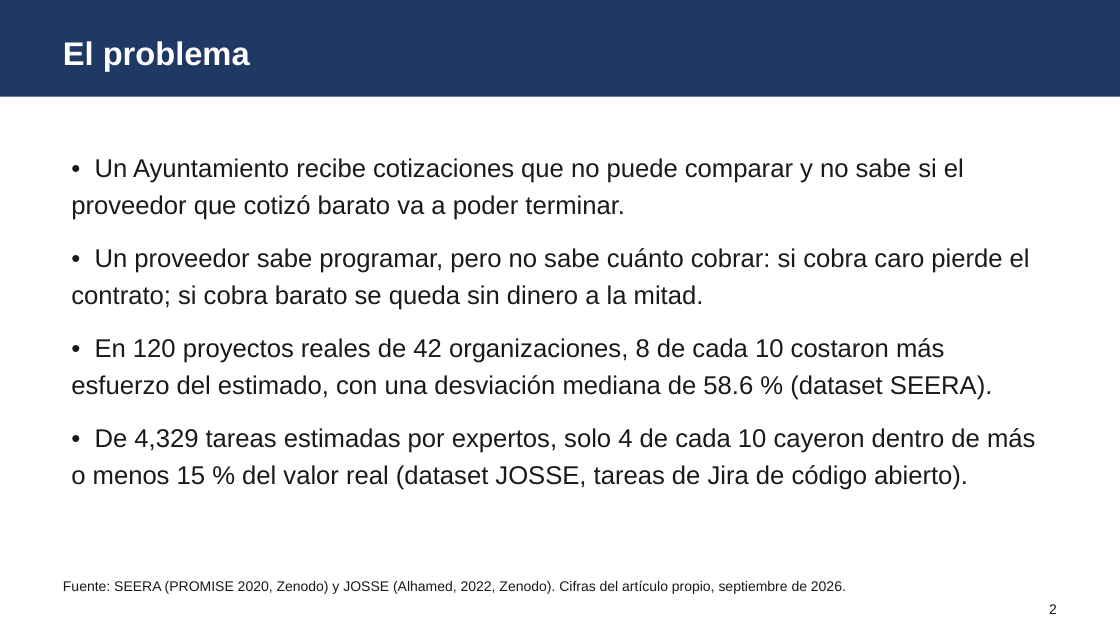
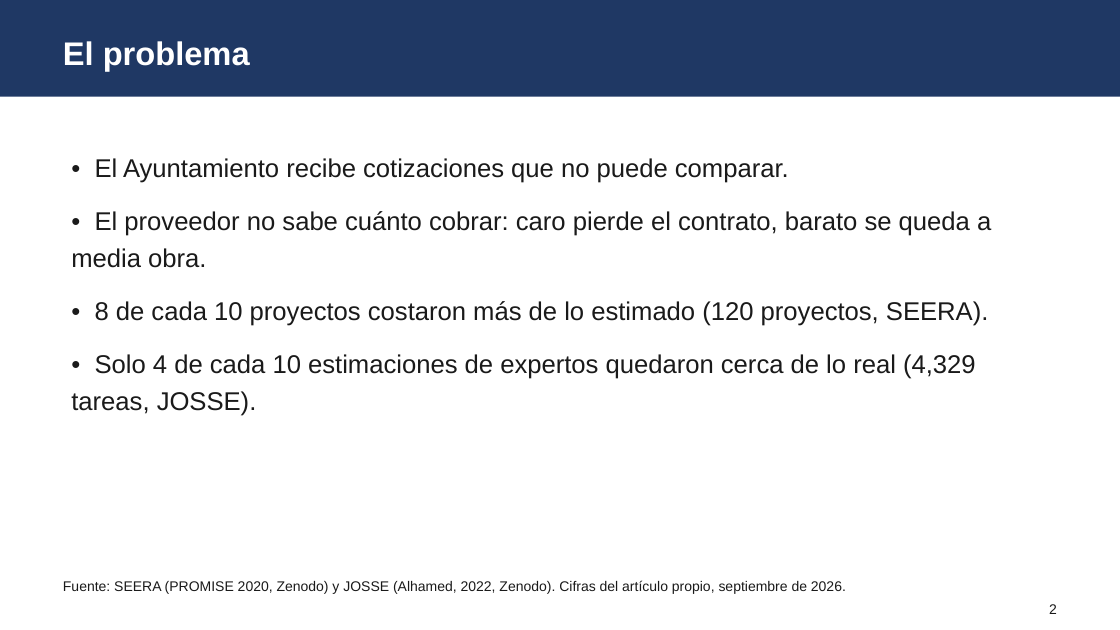
Before and after one commit to ROGELIOFLORESYUNTA/EMPS-Fresnillo, a slide deck: slide 2 of presentacion/tesis_emps_2026_v3.pptx. Drawn at 1120x630 pixels with LibreOffice and Linux fonts; fonts in the diff are those of the drawing. Boxes give left, top, right and bottom in pixels: in the first picture for what was removed or moved away, otherwise in the second. Text is boxed around its words. In the diff, an @@ line names an element or a change of style, - is before the commit and + after.

```diff
--- a/presentacion/tesis_emps_2026_v3.pptx
+++ b/presentacion/tesis_emps_2026_v3.pptx
@@ text at [71, 158, 991, 416]: text changed @@
-• Un Ayuntamiento recibe cotizaciones que no puede comparar y no sabe si el proveedor que cotizó barato va a poder terminar.
-• Un proveedor sabe programar, pero no sabe cuánto cobrar: si cobra caro pierde el contrato; si cobra barato se queda sin dinero a la mitad.
-• En 120 proyectos reales de 42 organizaciones, 8 de cada 10 costaron más esfuerzo del estimado, con una desviación mediana de 58.6 % (dataset SEERA).
-• De 4,329 tareas estimadas por expertos, solo 4 de cada 10 cayeron dentro de más o menos 15 % del valor real (dataset JOSSE, tareas de Jira de código abierto).
+• El Ayuntamiento recibe cotizaciones que no puede comparar.
+• El proveedor no sabe cuánto cobrar: caro pierde el contrato, barato se queda a media obra.
+• 8 de cada 10 proyectos costaron más de lo estimado (120 proyectos, SEERA).
+• Solo 4 de cada 10 estimaciones de expertos quedaron cerca de lo real (4,329 tareas, JOSSE).
```
Also in this commit, not shown: 3 other slides changed.
